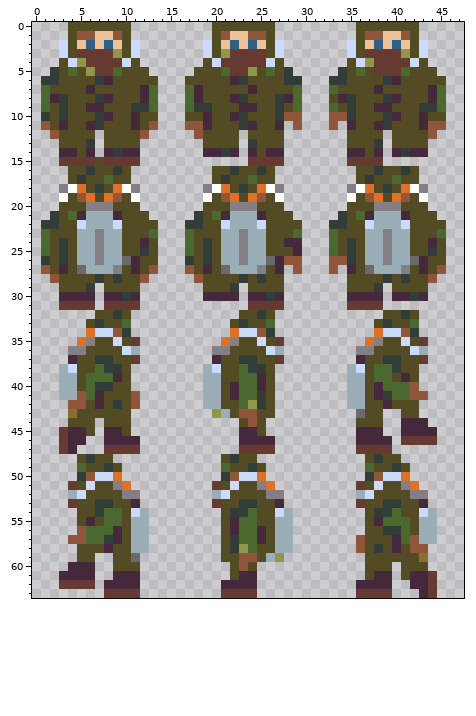
One commit to this pixel-art file: res/textures/player.aseprite. This is how it looked before the edit.
80x64 pixels, 1 frame. The old version is drawn lined up with the new one, on the new canvas.
And afterwards:
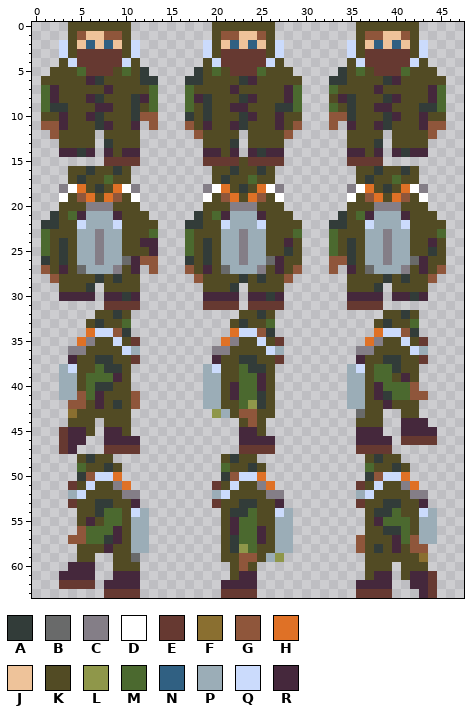
Palette (. is transparent): A #323c39  B #696a6a  C #847e87  D #ffffff  E #663931  F #8a6f30  G #8f563b  H #df7126  J #eec39a  K #524b24  L #8f974a  M #4b692f  N #306082  P #9badb7  Q #cbdbfc  R #45283c
Commit message: added basic animation for player
The edit:
canvas 80x64 -> 48x64 (the part of the old canvas that was cut away was empty and is not shown)
Changed rows in their new state; - is an unchanged pixel.
first column x 1:
 1 -----J-G-------------G-J-----------------
 3 --------E-----------E-------------------E
 4 ----E-------------------------------E----
 5 -K-KME--KM-A-----A-MK--EMK-K-------------
 6 KK---R-K---AA---AA---K-R---KK------------
 7 -R---K-R---K-----K---R-K---R-------------
 8 --K--R-K--A-------A--K-R--K--------------
 9 -A---K-R---K-----K---R-K---A-------------
10 K-R--R-K--AGG---A-A--K-R--RKK------------
11 -G---K-R---.-----K---R-K---K-------------
12 -----------.---------------G-------------
13 -----K-A-------------A-K-----------------
14 ----A---K-----------K---A----------------
15 --.....-----------EEEEK------------------
first column x 3:
24 ----------R---------------K
25 ---------KR--------------AK
26 ---------GG--------------KK
27 ---------.---------------K-
28 ---------.---------------G-
31 ....------------EEEE-------
